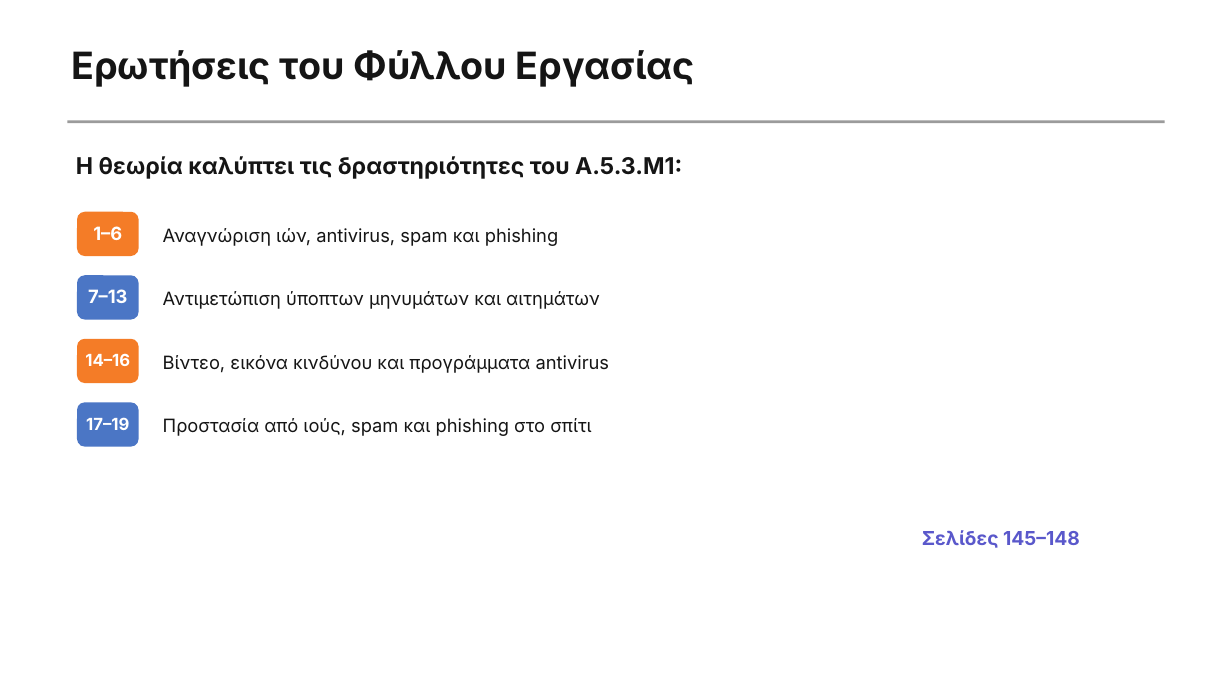
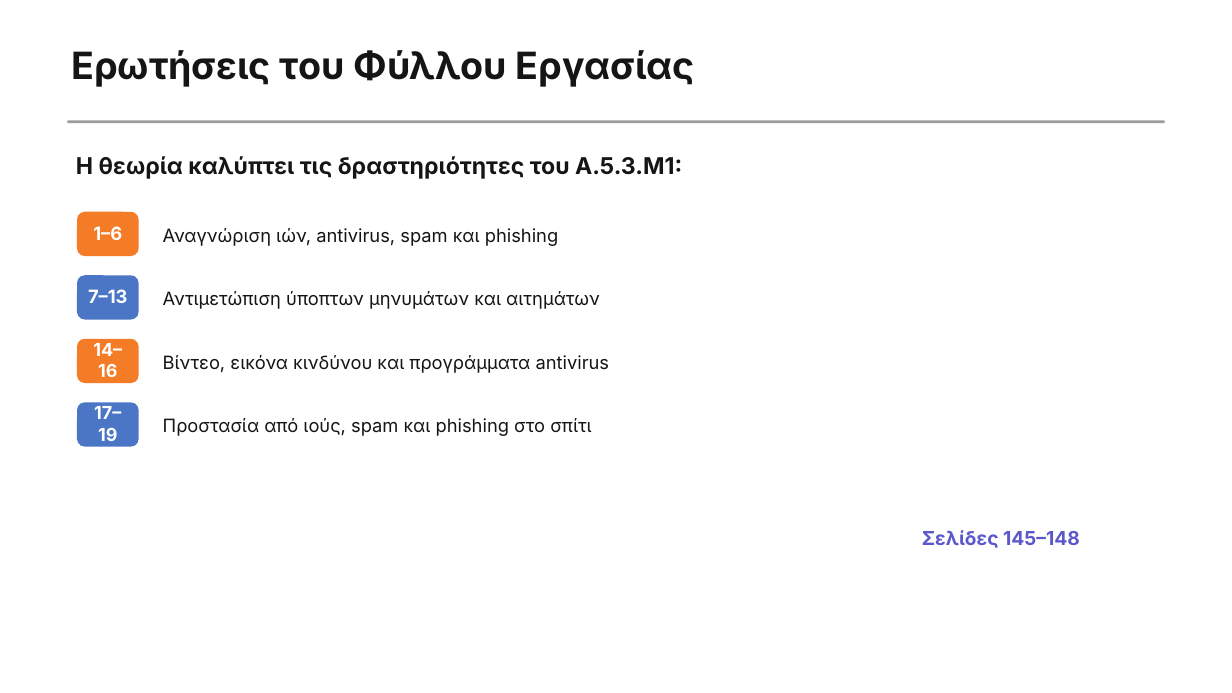
Before and after one commit to aristos32/education, a slide deck: slide 10 of schools-presentations/A Gymnasiou/A5.3 Μ1 - Κίνδυνοι στο Διαδίκτυο.pptx. Drawn at 1232x693 pixels with LibreOffice and Linux fonts; fonts in the diff are those of the drawing. Boxes give left, top, right and bottom in pixels: in the first picture for what was removed or moved away, otherwise in the second. Text is boxed around its words. In the diff, an @@ line names an element or a change of style, - is before the commit and + after.

```diff
--- a/schools-presentations/A Gymnasiou/A5.3 Μ1 - Κίνδυνοι στο Διαδίκτυο.pptx
+++ b/schools-presentations/A Gymnasiou/A5.3 Μ1 - Κίνδυνοι στο Διαδίκτυο.pptx
@@ text "14–16" at (93,343,122,377): size 12.9 to 14 pt @@
@@ text "17–19" at (94,406,121,441): size 12.9 to 14 pt @@
```
Also in this commit, not shown: 1 slide added, 1 slide removed, 7 other files.
